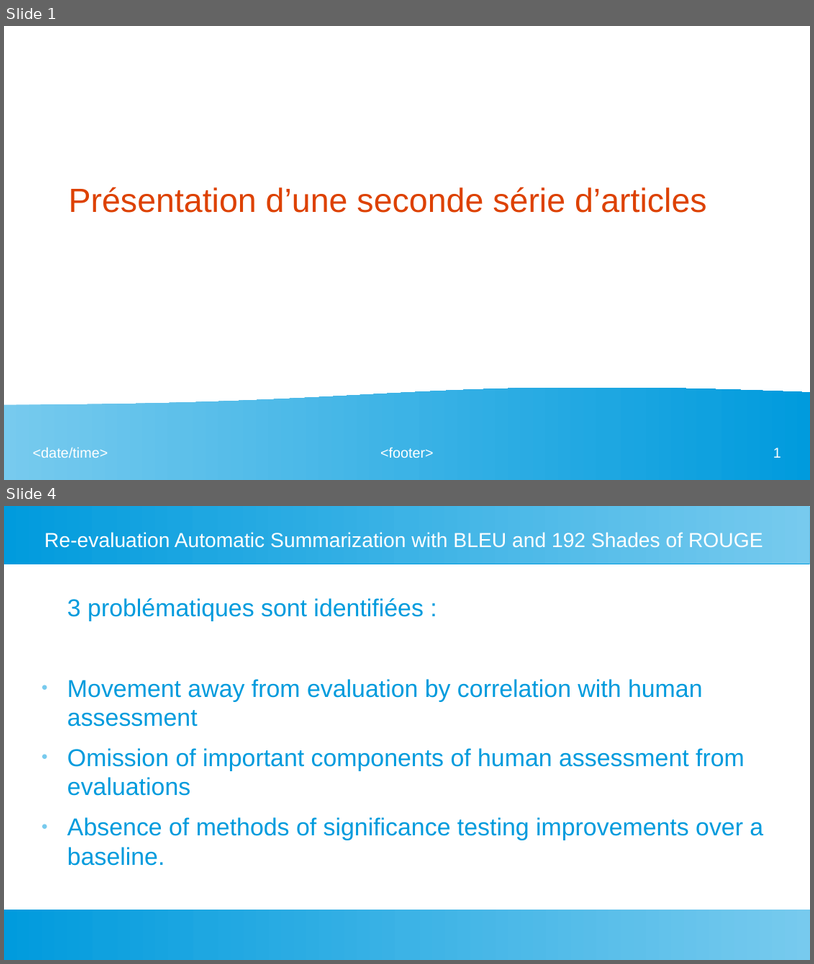
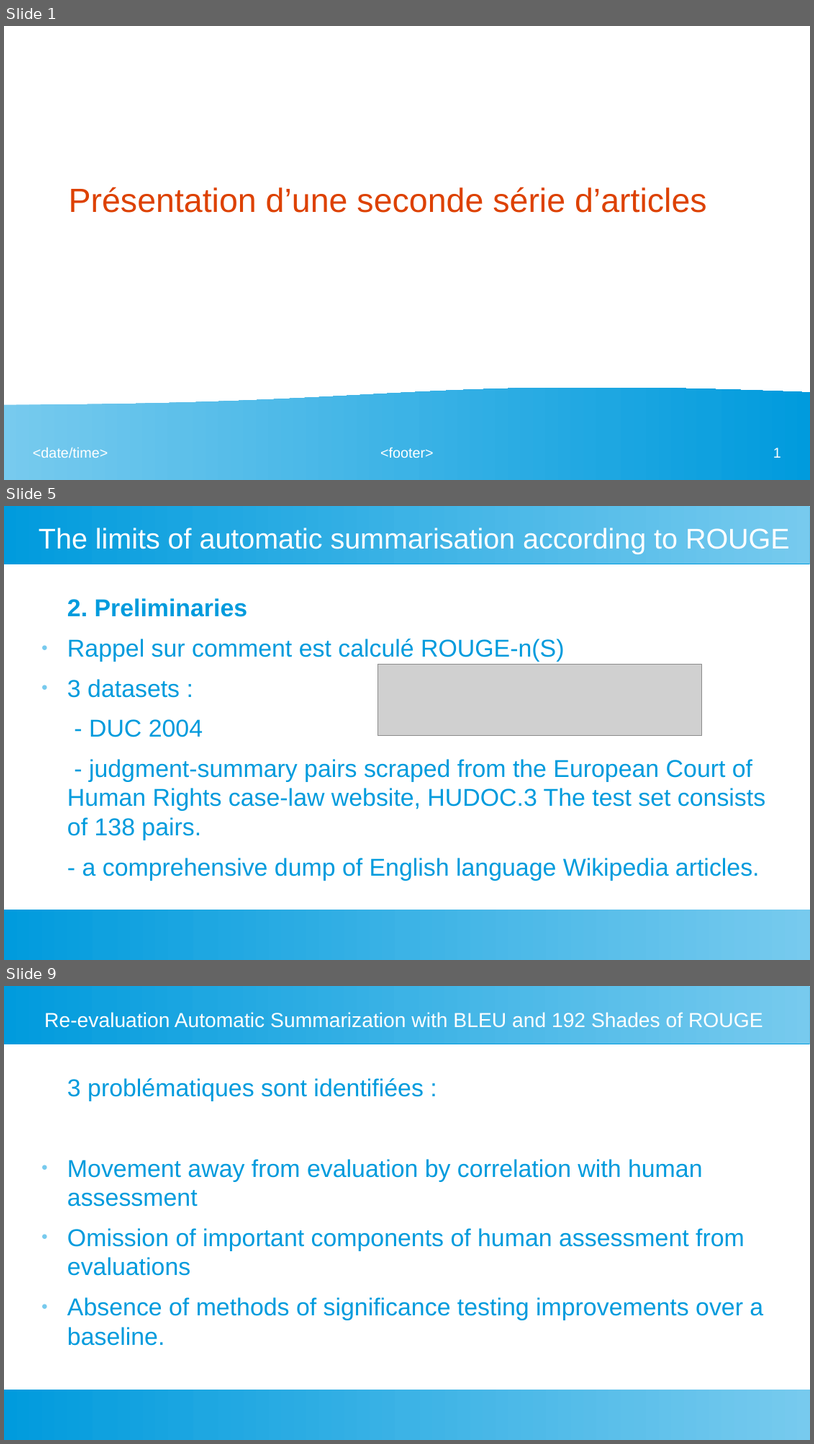
Before and after one commit to fannybachey/stage_2024, a slide deck: presentation/presentation_2.odp. Shown one above the other, each under a label of ours: slides 1 and 4 before the commit, slides 1, 5 and 9 after it; the slides between them are not shown. The pictures are 814x964 and 814x1444 pixels, drawn with LibreOffice and Linux fonts; fonts in the diff are those of the drawing; grey boxes stand for pictures. Boxes give left, top, right and bottom in pixels: in the first picture for what was removed or moved away, otherwise in the second. Text is boxed around its words. In the diff, an @@ line names an element or a change of style, - is before the commit and + after.

```diff
--- a/presentation/presentation_2.odp
+++ b/presentation/presentation_2.odp
@@ slide 5 added at (4, 506, 810, 960), background #FFFFFF; not listed: 2 template elements that a slide beside it also shows @@
@@ title added at (39, 528, 790, 554), 28 pt, text #FFFFFF @@
+The limits of automatic summarisation according to ROUGE
@@ text added at (67, 598, 766, 880), 24 pt, text #009BDD @@
+2. Preliminaries
+● Rappel sur comment est calculé ROUGE-n(S)
+● 3 datasets :
+- DUC 2004
+- judgment-summary pairs scraped from the European Court of Human Rights case-law website, HUDOC.3 The test set consists of 138 pairs.
+- a comprehensive dump of English language Wikipedia articles.
@@ picture added at (378, 665, 703, 736) @@
@@ what was slide 4 is now slide 9 @@
```
Also in this commit, not shown: 4 slides changed, 10 other slides added, 1 slide removed.
